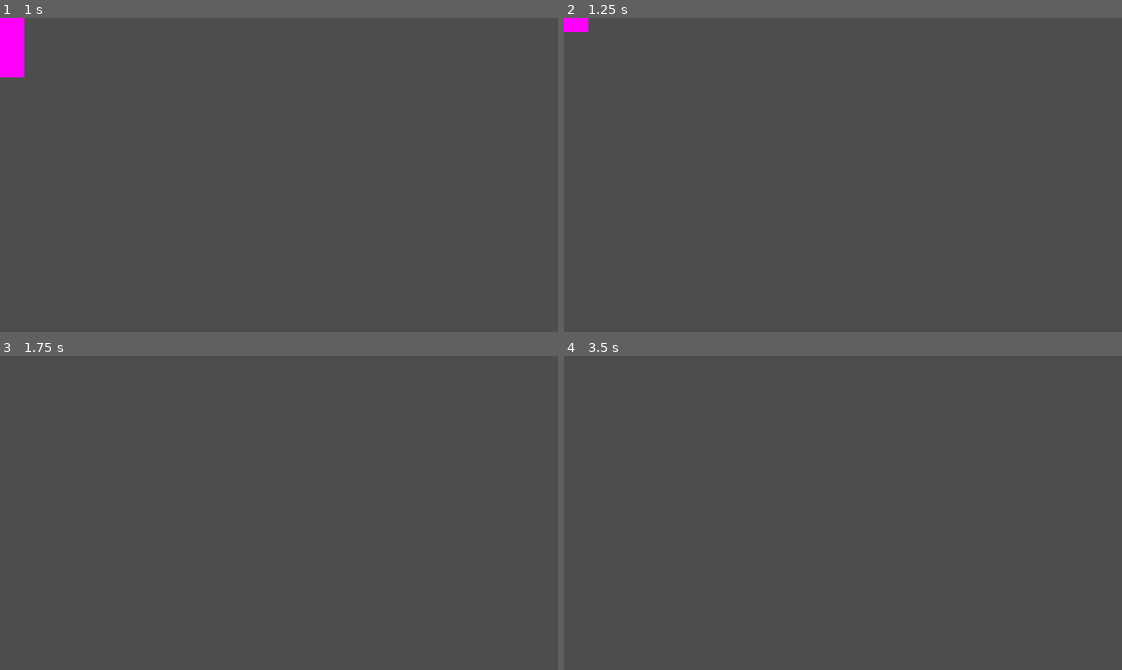
Above: before the commit, frames 1-4 (two rows, left to right).
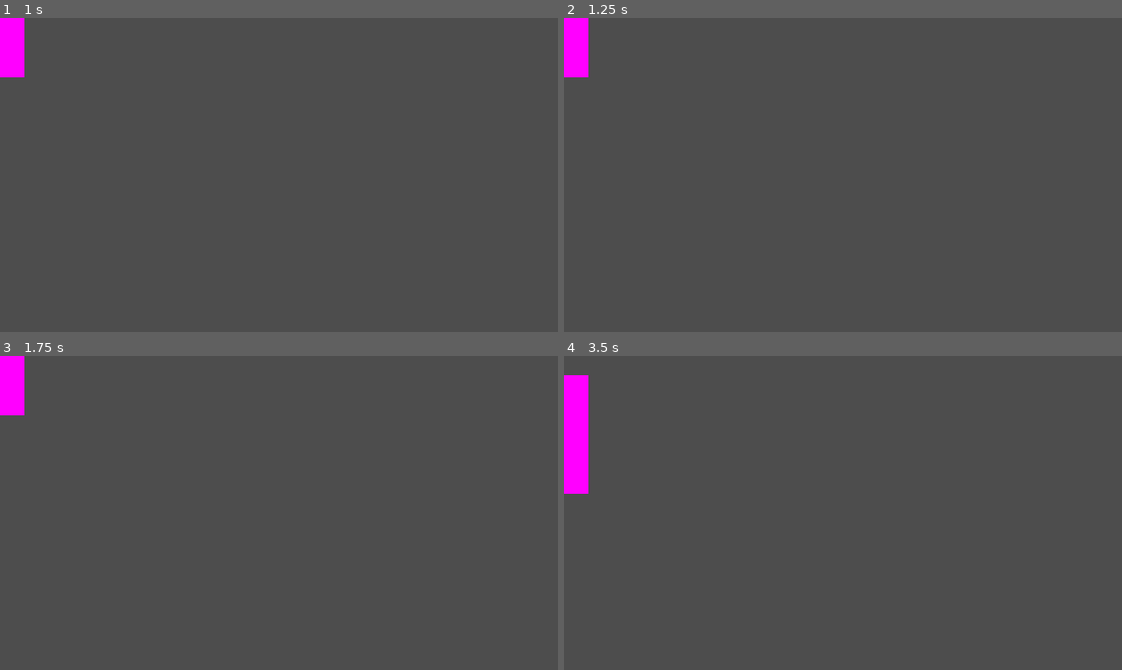
Above: after the commit, the same moments.

Repository: MartijnTielemans/Eiffel-Axis
Game: Godot game, scene res://Scenes/Enemy/BossEnemy.tscn
Same seed, same stepped clock (60 frames per second), same inputs: the game is played once before the commit and once after it. This scene is started directly instead of the project's main scene.
Inputs (mouse positions are in pixels of both pictures, inside the frame that each line leads up to):
- Up to frame 1 (1 s): tap Enter (pause) at 0.5 s; move the mouse to (401, 159) at 0.52 s; hold D (move_right) from 0.53 s (still down); hold Space (shoot) from 0.53 s (still down)
- Up to frame 2 (1.25 s): keep holding D (move_right); keep holding Space (shoot)
- Up to frame 3 (1.75 s): move the mouse to (167, 528) at 1.27 s; release D (move_right) at 1.28 s; release Space (shoot) at 1.28 s; hold S (move_down) from 1.28 s (still down); tap E (pivot) at 1.35 s; tap Space (shoot) at 1.55 s
- Up to frame 4 (3.5 s): move the mouse to (898, 443) at 2.02 s; release S (move_down) at 2.03 s; hold D (move_right) 2.03-2.78 s; hold Space (shoot) 2.03-2.78 s; move the mouse to (815, 575) at 2.77 s; hold W (move_up) from 2.78 s (still down); tap Space (shoot) at 2.85 s

Frame 1 is identical in both runs. In frame 2, 0.6% of the frame differs, in the area x 0-5%, y 4-19%; in frame 3, 0.8%; in frame 4, 1.7%, in the area x 0-5%, y 6-44%.
Error after the commit: Cannot call method 'add_child' on a null value. (res://Scripts/boss_enemy.gd:81)

Commit message:
Finished Boss functionality
- Added player win conditions and transition

Diff:
--- a/Data/global.gd
+++ b/Data/global.gd
@@ -2,6 +2,7 @@
 
 var latest_score : int
 var score_save : ScoreSave
+var player_won : bool = false
 
 func load_score():
 	score_save = ScoreSave.load_or_create()
--- a/Scenes/Enemy/BossEnemy.tscn
+++ b/Scenes/Enemy/BossEnemy.tscn
@@ -1,7 +1,12 @@
-[gd_scene load_steps=6 format=3 uid="uid://41qig2kalxf0"]
+[gd_scene load_steps=8 format=3 uid="uid://41qig2kalxf0"]
 
 [ext_resource type="Script" path="res://Scripts/boss_enemy.gd" id="1_5v0hg"]
+[ext_resource type="PackedScene" uid="uid://b0wq5c8rvlcn4" path="res://Scenes/Enemy/ShooterEnemy_BossVer.tscn" id="2_78r8y"]
 [ext_resource type="PackedScene" uid="uid://donl0dpk4vj7k" path="res://Scenes/Enemy/EnemyHealth.tscn" id="2_178tt"]
+[ext_resource type="PackedScene" uid="uid://dv2srg8rl3sm0" path="res://Scenes/Enemy/damage_player.tscn" id="3_i6s6v"]
+
+[sub_resource type="RectangleShape2D" id="RectangleShape2D_bydgu"]
+size = Vector2(24, 66)
 
 [sub_resource type="RectangleShape2D" id="RectangleShape2D_aix5t"]
 size = Vector2(26, 66)
@@ -9,13 +14,20 @@
 [sub_resource type="PlaceholderTexture2D" id="PlaceholderTexture2D_hk5nd"]
 size = Vector2(28, 68)
 
-[sub_resource type="RectangleShape2D" id="RectangleShape2D_bkbab"]
-size = Vector2(24, 66)
+[node name="BossEnemy" type="Node2D" node_paths=PackedStringArray("bulletOrigin")]
+script = ExtResource("1_5v0hg")
+health = 75
+bulletOrigin = NodePath("Rotator/Bullet Origin")
+enemyToSpawn = ExtResource("2_78r8y")
+enemyPosLU = Vector2(-20, 25)
+enemyPosLD = Vector2(-20, 160)
+enemyPosRU = Vector2(340, 25)
+enemyPosRD = Vector2(340, 160)
 
-[node name="BossEnemy" type="CharacterBody2D" node_paths=PackedStringArray("bulletOrigin")]
-script = ExtResource("1_5v0hg")
-health = 30
-bulletOrigin = NodePath("Rotator/Bullet Origin")
+[node name="DamagePlayer" parent="." instance=ExtResource("3_i6s6v")]
+
+[node name="CollisionShape2D" type="CollisionShape2D" parent="DamagePlayer"]
+shape = SubResource("RectangleShape2D_bydgu")
 
 [node name="health" parent="." instance=ExtResource("2_178tt")]
 
@@ -28,22 +40,33 @@
 texture = SubResource("PlaceholderTexture2D_hk5nd")
 
 [node name="Bullet Origin" type="Node2D" parent="Rotator"]
-position = Vector2(-13, 0)
-
-[node name="CollisionShape2D" type="CollisionShape2D" parent="."]
-shape = SubResource("RectangleShape2D_bkbab")
+position = Vector2(-13, -22)
 
 [node name="MoveModeTimer" type="Timer" parent="."]
 wait_time = 10.0
 one_shot = true
 
 [node name="StartMovementTimer" type="Timer" parent="."]
+wait_time = 3.0
 one_shot = true
 
 [node name="AttackCoolDownTimer" type="Timer" parent="."]
-wait_time = 3.1
+wait_time = 1.41
+one_shot = true
+
+[node name="EnemySpawnCooldownTimer" type="Timer" parent="."]
+wait_time = 12.0
+
+[node name="SwitchedWaitTime" type="Timer" parent="."]
+wait_time = 0.6
+one_shot = true
+
+[node name="CollisionExceptionTimer" type="Timer" parent="."]
+wait_time = 2.0
 one_shot = true
 
 [connection signal="timeout" from="MoveModeTimer" to="." method="_on_move_mode_timer_timeout"]
 [connection signal="timeout" from="StartMovementTimer" to="." method="_on_start_movement_timer_timeout"]
-[connection signal="timeout" from="AttackCoolDownTimer" to="." method="_on_start_movement_timer_timeout"]
+[connection signal="timeout" from="AttackCoolDownTimer" to="." method="_on_attack_cool_down_timer_timeout"]
+[connection signal="timeout" from="EnemySpawnCooldownTimer" to="." method="_on_enemy_spawn_cooldown_timer_timeout"]
+[connection signal="timeout" from="SwitchedWaitTime" to="." method="_on_switched_wait_time_timeout"]
--- /dev/null
+++ b/Scenes/Enemy/ShooterEnemy_BossVer.tscn
@@ -0,0 +1,81 @@
+[gd_scene load_steps=11 format=3 uid="uid://b0wq5c8rvlcn4"]
+
+[ext_resource type="Script" path="res://Scripts/shooter_enemy.gd" id="1_ou0nn"]
+[ext_resource type="Texture2D" uid="uid://dhyy4ncexxo7k" path="res://Assets/Enemies/Enemy_QuadShot.png" id="2_wxcfb"]
+[ext_resource type="PackedScene" uid="uid://donl0dpk4vj7k" path="res://Scenes/Enemy/EnemyHealth.tscn" id="3_3ghsx"]
+[ext_resource type="PackedScene" uid="uid://dv2srg8rl3sm0" path="res://Scenes/Enemy/damage_player.tscn" id="4_5ltru"]
+[ext_resource type="AudioStream" uid="uid://bugk2whp5n617" path="res://Audio/EnemyShoot.wav" id="5_0cs4v"]
+
+[sub_resource type="CircleShape2D" id="CircleShape2D_2vlek"]
+radius = 8.0
+
+[sub_resource type="CircleShape2D" id="CircleShape2D_m83k1"]
+radius = 5.0
+
+[sub_resource type="Animation" id="Animation_bdl3d"]
+resource_name = "Movement"
+length = 2.0
+loop_mode = 1
+tracks/0/type = "method"
+tracks/0/imported = false
+tracks/0/enabled = true
+tracks/0/path = NodePath(".")
+tracks/0/interp = 1
+tracks/0/loop_wrap = true
+tracks/0/keys = {
+"times": PackedFloat32Array(1),
+"transitions": PackedFloat32Array(1),
+"values": [{
+"args": [],
+"method": &"shoot"
+}]
+}
+
+[sub_resource type="Animation" id="Animation_akugm"]
+length = 0.001
+
+[sub_resource type="AnimationLibrary" id="AnimationLibrary_3dm2d"]
+_data = {
+"Movement": SubResource("Animation_bdl3d"),
+"RESET": SubResource("Animation_akugm")
+}
+
+[node name="Quad" type="Node2D"]
+z_index = 4
+script = ExtResource("1_ou0nn")
+awarded_points = 0
+
+[node name="Sprite2D" type="Sprite2D" parent="."]
+z_index = 5
+position = Vector2(0, 9.53674e-07)
+texture = ExtResource("2_wxcfb")
+
+[node name="EnemyHealth" parent="." instance=ExtResource("3_3ghsx")]
+collision_layer = 9
+collision_mask = 10
+
+[node name="CollisionShape2D" type="CollisionShape2D" parent="EnemyHealth"]
+z_index = 5
+shape = SubResource("CircleShape2D_2vlek")
+
+[node name="DamagePlayer" parent="." instance=ExtResource("4_5ltru")]
+collision_layer = 4
+collision_mask = 4
+
+[node name="CollisionShape2D" type="CollisionShape2D" parent="DamagePlayer"]
+z_index = 5
+shape = SubResource("CircleShape2D_m83k1")
+
+[node name="AnimationPlayer" type="AnimationPlayer" parent="."]
+libraries = {
+"": SubResource("AnimationLibrary_3dm2d")
+}
+
+[node name="VisibleOnScreenNotifier2D" type="VisibleOnScreenNotifier2D" parent="."]
+
+[node name="AudioStreamPlayer2D" type="AudioStreamPlayer2D" parent="."]
+stream = ExtResource("5_0cs4v")
+bus = &"Sound Effects"
+
+[connection signal="screen_entered" from="VisibleOnScreenNotifier2D" to="." method="_on_visible_on_screen_notifier_2d_screen_entered"]
+[connection signal="screen_exited" from="VisibleOnScreenNotifier2D" to="." method="_on_visible_on_screen_notifier_2d_screen_exited"]
--- a/Scenes/Menus/GameOverScreen.tscn
+++ b/Scenes/Menus/GameOverScreen.tscn
@@ -112,7 +112,7 @@
 "ResultsSequence": SubResource("Animation_ultut")
 }
 
-[node name="GameOverScreen" type="Control" node_paths=PackedStringArray("playerScoreNumber", "highScoreNumber", "rankImage")]
+[node name="GameOverScreen" type="Control" node_paths=PackedStringArray("playerScoreNumber", "highScoreNumber", "rankImage", "bigText")]
 layout_mode = 3
 anchors_preset = 15
 anchor_right = 1.0
@@ -123,6 +123,7 @@
 playerScoreNumber = NodePath("BoxContainer/NinePatchRect/NinePatchRect/VBoxContainer/Score Number")
 highScoreNumber = NodePath("BoxContainer/NinePatchRect/NinePatchRect/VBoxContainer/HighScore Number")
 rankImage = NodePath("BoxContainer/NinePatchRect/NinePatchRect/RankImage")
+bigText = NodePath("GameOver")
 winText = ExtResource("2_p7aua")
 rankImages = Array[CompressedTexture2D]([ExtResource("2_ur6sx"), ExtResource("3_tmidi"), ExtResource("4_ygghn"), ExtResource("5_km1wh"), ExtResource("6_ynqtm")])
 rankThresholds = Array[int]([3000, 5000, 7500, 10000])
--- a/Scenes/Menus/game_over_screen.gd
+++ b/Scenes/Menus/game_over_screen.gd
@@ -8,6 +8,7 @@
 @export var playerScoreNumber : Label
 @export var highScoreNumber : Label
 @export var rankImage : TextureRect
+@export var bigText : TextureRect
 @export var winText : CompressedTexture2D
 
 @export var rankImages : Array[CompressedTexture2D]
@@ -17,6 +18,9 @@
 
 # Called when the node enters the scene tree for the first time.
 func _ready() -> void:
+	if Global.player_won:
+		bigText.texture = winText
+
 	finalScore = Global.latest_score
 	highScore = Global.score_save.high_score
 
--- a/Scenes/Menus/menu_main.gd
+++ b/Scenes/Menus/menu_main.gd
@@ -17,6 +17,7 @@
 
 # Waits for the transition to be done before going to next scene
 func _on_play_pressed() -> void:
+	Global.player_won = false
 	SceneTransition.transitionOver.connect(load_scene);
 	SceneTransition.Transition(true);
 	MusicManager.stop_sound_effect()
--- a/Scenes/player_character.tscn
+++ b/Scenes/player_character.tscn
@@ -253,6 +253,22 @@
 "values": [Vector2(0, 0), Vector2(0, 0), Vector2(16, 0)]
 }
 
+[sub_resource type="Animation" id="Animation_cd1n4"]
+resource_name = "GameOver_Idle"
+step = 0.05
+tracks/0/type = "value"
+tracks/0/imported = false
+tracks/0/enabled = true
+tracks/0/path = NodePath(".:visible")
+tracks/0/interp = 1
+tracks/0/loop_wrap = true
+tracks/0/keys = {
+"times": PackedFloat32Array(0),
+"transitions": PackedFloat32Array(1),
+"update": 1,
+"values": [false]
+}
+
 [sub_resource type="Animation" id="Animation_oh43o"]
 length = 0.001
 tracks/0/type = "value"
@@ -314,22 +330,6 @@
 "transitions": PackedFloat32Array(1),
 "update": 0,
 "values": [Vector2(0, 0)]
-}
-
-[sub_resource type="Animation" id="Animation_cd1n4"]
-resource_name = "GameOver_Idle"
-step = 0.05
-tracks/0/type = "value"
-tracks/0/imported = false
-tracks/0/enabled = true
-tracks/0/path = NodePath(".:visible")
-tracks/0/interp = 1
-tracks/0/loop_wrap = true
-tracks/0/keys = {
-"times": PackedFloat32Array(0),
-"transitions": PackedFloat32Array(1),
-"update": 1,
-"values": [false]
 }
 
 [sub_resource type="AnimationLibrary" id="AnimationLibrary_qmoyd"]
--- a/Scripts/boss_enemy.gd
+++ b/Scripts/boss_enemy.gd
@@ -1,24 +1,42 @@
-extends CharacterBody2D
+extends Node2D
 
+var player_character
 var spawner_ref : Node2D
 var movement_mode := MoveMode.IDLE
 enum MoveMode {IDLE, BETWEEN, MOVING}
 
+@export var awarded_points : int = 3000
+
 @export var health : int
 @export var bulletOrigin : Node2D
+@export var enemyToSpawn : PackedScene
+var direction : int = -1
 
 # Movement Variables
 var canMove = false
 var timeElapsed : float
+var sideSwitchTime : float
 var startYPos : float
-@export var minMoveTime : float = 10
-@export var maxMoveTime : float = 25
+var switchStartPos : Vector2
+var moveTargetPos : Vector2
+
+@export var minMoveTime : float = 9
+@export var maxMoveTime : float = 15
 
 @export var rightXPos : float = 301
 @export var leftXPos : float = 19
 
 @export var sinSpeed : float = 3
 @export var sideSwitchSpeed : float = 6
+
+# Attack variables
+var canShoot = false
+var canSpawnEnemy = false
+var fourBulletsYSpace : float = 11
+@export var enemyPosLU : Vector2
+@export var enemyPosLD : Vector2
+@export var enemyPosRU : Vector2
+@export var enemyPosRD : Vector2
 
 func _ready() -> void:
 	$health.health = health
@@ -31,22 +49,125 @@
 	if !canMove:
 		return
 
-	if movement_mode == MoveMode.IDLE:
+	if movement_mode == MoveMode.IDLE: # Sin wave up and down while attacking
 		global_position.y = startYPos + sin(timeElapsed * sinSpeed) * 45
-	elif movement_mode == MoveMode.MOVING:
-		print("MOVING")
+		if canShoot:
+			shoot_four()
+			canShoot = false
+			$AttackCoolDownTimer.start()
+
+	elif movement_mode == MoveMode.MOVING: # Move to the other side
+		sideSwitchTime += delta * 0.3
+		if sideSwitchTime > 1:
+			sideSwitchTime = 1
+		position = lerp(switchStartPos, moveTargetPos, sideSwitchTime)
+		# If target position is reached, start timer and go to idle again
+		if position == moveTargetPos || sideSwitchTime == 1:
+			movement_mode = MoveMode.BETWEEN
+			$SwitchedWaitTime.start()
+
+# Shoots four bullets
+func shoot_four():
+	MusicManager.play_enemy_shoot()
+	for i in 4:
+		var projectile = load("res://Scenes/Enemy/EnemyBullet.tscn")
+		var projectile_instance = projectile.instantiate()
+		var bulletOffset = i * fourBulletsYSpace
+
+		projectile_instance.spawnPos.x = bulletOrigin.global_position.x
+		projectile_instance.spawnPos.y = bulletOrigin.global_position.y + bulletOffset
+		projectile_instance.y_speed = 0
+		projectile_instance.x_speed = 85 * direction
+		get_tree().get_root().get_node("Level").add_child(projectile_instance)
+
+# Spawns enemies from two corners
+func spawn_enemies():
+	var alreadyPicked : int = 9
+	for i in 2:
+		var enemy = enemyToSpawn.instantiate()
+		var spawnPos : Vector2
+		var rndPosIndex : int
+
+		# Get a random position index that is not yet picked
+		while true:
+			rndPosIndex = randi_range(0, 3)
+			if rndPosIndex != alreadyPicked:
+				alreadyPicked = rndPosIndex
+				break
+
+		match rndPosIndex:
+			0:
+				spawnPos = enemyPosLU
+				enemy.start_left = true
+			1:
+				spawnPos = enemyPosLD
+				enemy.start_left = true
+			2:
+				spawnPos = enemyPosRU
+				enemy.start_left = false
+			3:
+				spawnPos = enemyPosRD
+				enemy.start_left = false
+			_:
+				spawnPos = enemyPosLU
+				enemy.start_left = true
+
+		enemy.global_position = spawnPos
+		get_tree().get_root().get_node("Level").add_child(enemy)
 
 
 func die():
 	# Trigger player won functionality
-	print("WIN")
-	pass
+	var UI_ref = get_node("/root/Level/Control")
+	UI_ref.update_points(awarded_points)
+	get_node("/root/Level/PlayerCharacter").game_over_win()
+	queue_free() # Replace with sequence later
 
 
-func _on_start_movement_timer_timeout() -> void:
+# Turns the boss. Scales -1 and sets direction
+func TurnAround():
+	$Rotator.scale.x = -$Rotator.scale.x
+	direction = -direction
+
+func StartMovingSides():
+	$SwitchedWaitTime.start()
+
+func StartMoveModeTimer():
 	$MoveModeTimer.wait_time = randf_range(minMoveTime, maxMoveTime)
 	$MoveModeTimer.start()
+
+# Timers Cool -----------
+func _on_start_movement_timer_timeout() -> void:
+	StartMoveModeTimer()
+	timeElapsed = 0
 	canMove = true
+	canShoot = true
+	$EnemySpawnCooldownTimer.start()
 
 func _on_move_mode_timer_timeout() -> void:
-	movement_mode = MoveMode.BETWEEN
+	StartMovingSides()
+
+func _on_switched_wait_time_timeout() -> void:
+	sideSwitchTime = 0
+	switchStartPos = position
+	if movement_mode == MoveMode.IDLE:
+		var xPos : float
+		if direction == -1:
+			xPos = leftXPos
+		elif direction == 1:
+			xPos = rightXPos
+
+		moveTargetPos = Vector2(xPos, startYPos) # set target position
+		movement_mode = MoveMode.MOVING # Set movement to moving
+	elif movement_mode == MoveMode.BETWEEN:
+		TurnAround()
+		timeElapsed = 0
+		movement_mode = MoveMode.IDLE
+		StartMoveModeTimer()
+
+func _on_attack_cool_down_timer_timeout() -> void:
+	canShoot = true
+
+func _on_enemy_spawn_cooldown_timer_timeout() -> void:
+	spawn_enemies()
+	canSpawnEnemy = false
--- a/Scripts/damage_player.gd
+++ b/Scripts/damage_player.gd
@@ -5,6 +5,6 @@
 func _on_body_entered(body: Node2D) -> void:
 	if body is Player and not parent.player_character == null:
 		parent.player_character.update_health(-1)
-	else:
+	elif body is Player:
 		var player = get_node("/root/Level/PlayerCharacter")
 		player.update_health(-1)
--- a/Scripts/player_character.gd
+++ b/Scripts/player_character.gd
@@ -150,6 +150,14 @@
 	else:
 		$AnimatedSprite2D.visible = true
 
+# When the player beats the boss
+func game_over_win():
+	print("WIN")
+	Global.player_won = true
+	on_death.emit()
+	SceneTransition.transitionOver.connect(load_scene);
+	SceneTransition.Transition(true);
+
 # Loads the game scene
 func load_scene():
 	SceneTransition.Transition(false);
--- a/Scripts/shooter_enemy.gd
+++ b/Scripts/shooter_enemy.gd
@@ -6,7 +6,7 @@
 @onready var player_character : CharacterBody2D
 var spawn_pos : Vector2 = Vector2(-9999,-9999)
 var spawner_ref : Node2D
-var awarded_points = 200
+@export var awarded_points = 200
 var SPEED = 45
 @export var start_left : bool
 
Not shown: 2 places in Scenes/Menus/MenuMain.tscn that only renumber resources
